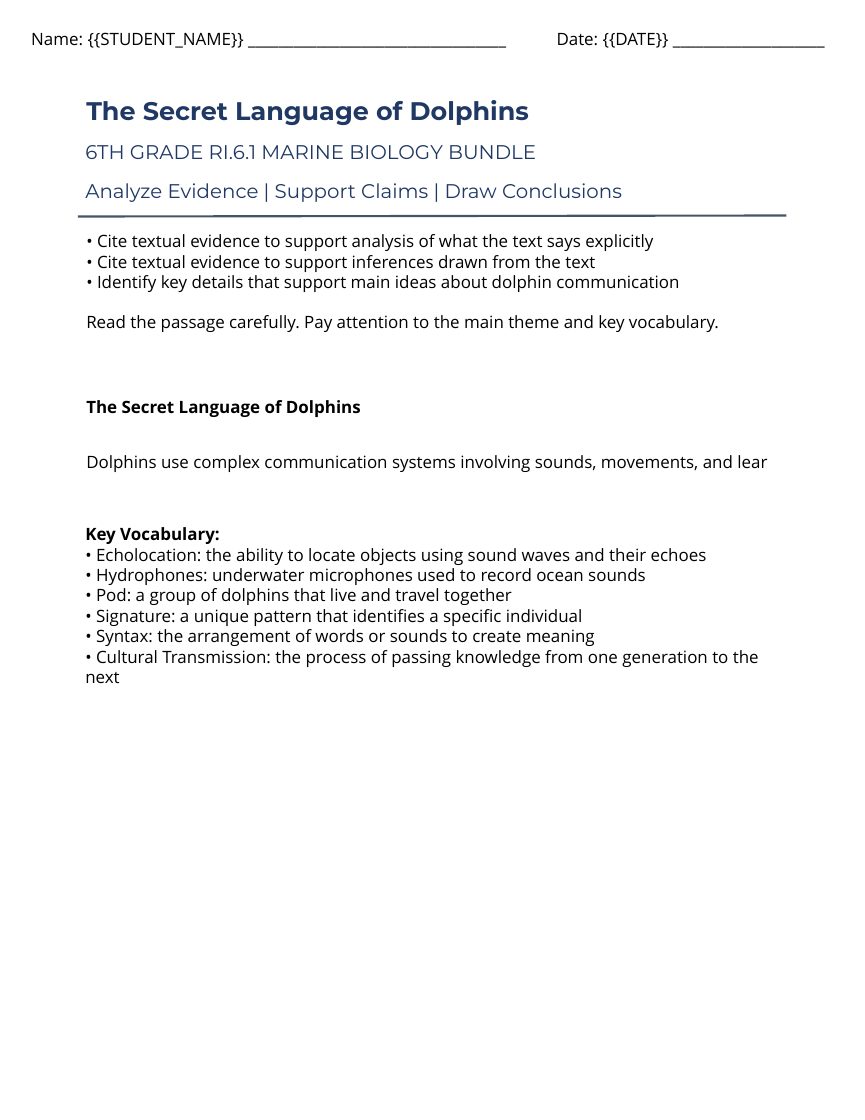
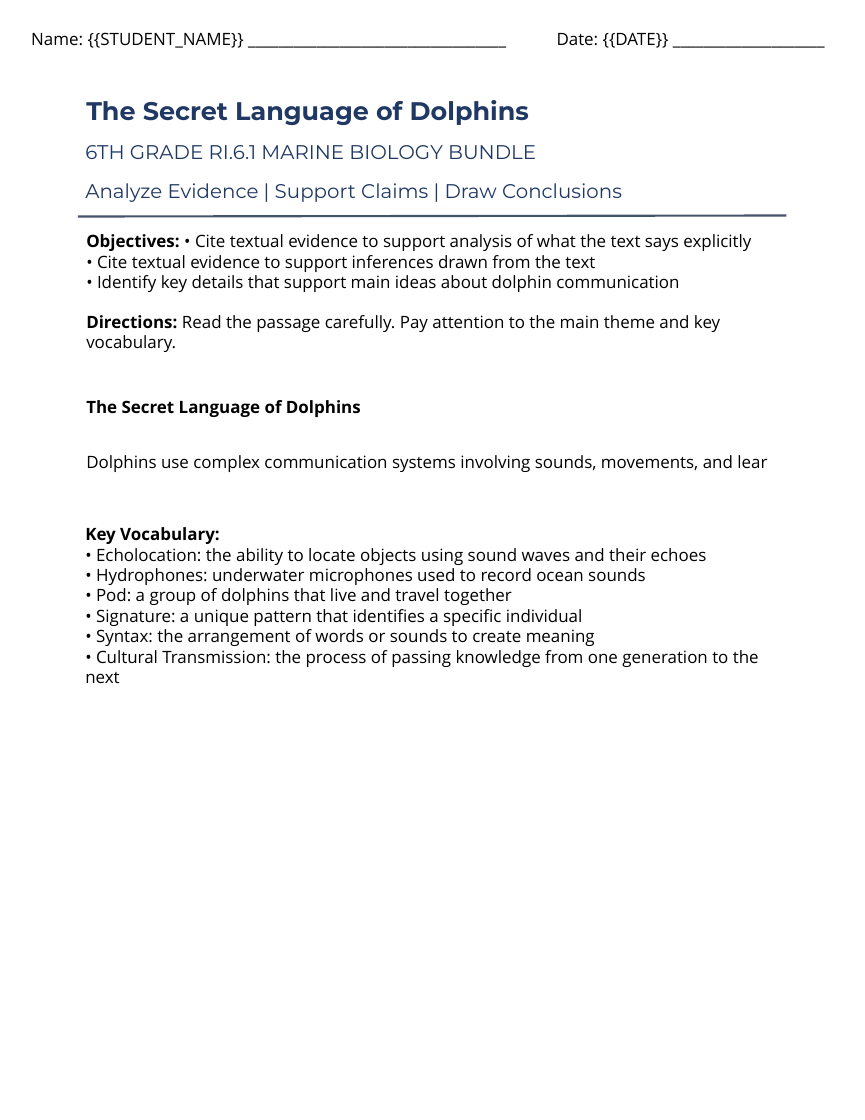
Before and after one commit to buttmazhar844-lang/rbb_engine_backend, a slide deck: slide 1 of rbb-drive/product_3/anchor_reading_passage.pptx. Drawn at 865x1120 pixels with LibreOffice and Linux fonts; fonts in the diff are those of the drawing; background and template pictures are left out. Boxes give left, top, right and bottom in pixels: in the first picture for what was removed or moved away, otherwise in the second. Text is boxed around its words. In the diff, an @@ line names an element or a change of style, - is before the commit and + after.

```diff
--- a/rbb-drive/product_3/anchor_reading_passage.pptx
+++ b/rbb-drive/product_3/anchor_reading_passage.pptx
@@ text at (86, 234, 751, 251): text changed @@
-• Cite textual evidence to support analysis of what the text says explicitly
+Objectives: • Cite textual evidence to support analysis of what the text says explicitly
@@ text at (86, 315, 720, 352): text changed @@
-Read the passage carefully. Pay attention to the main theme and key vocabulary.
+Directions: Read the passage carefully. Pay attention to the main theme and key vocabulary.
```
Also in this commit, not shown: 6 other files.
